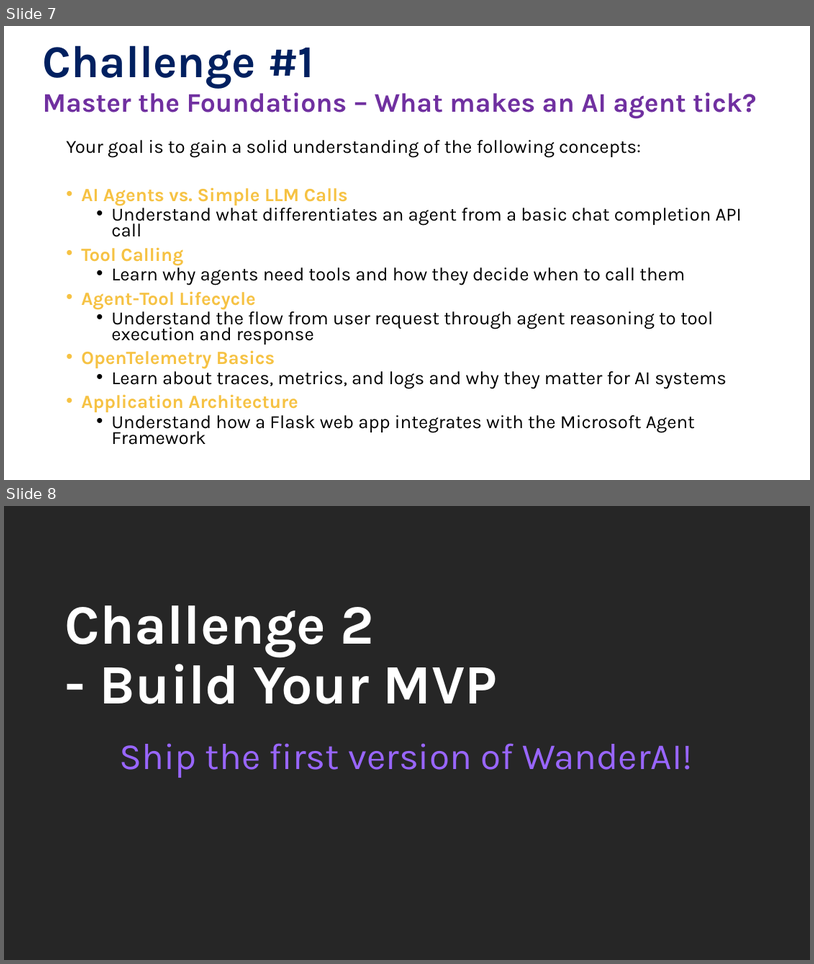
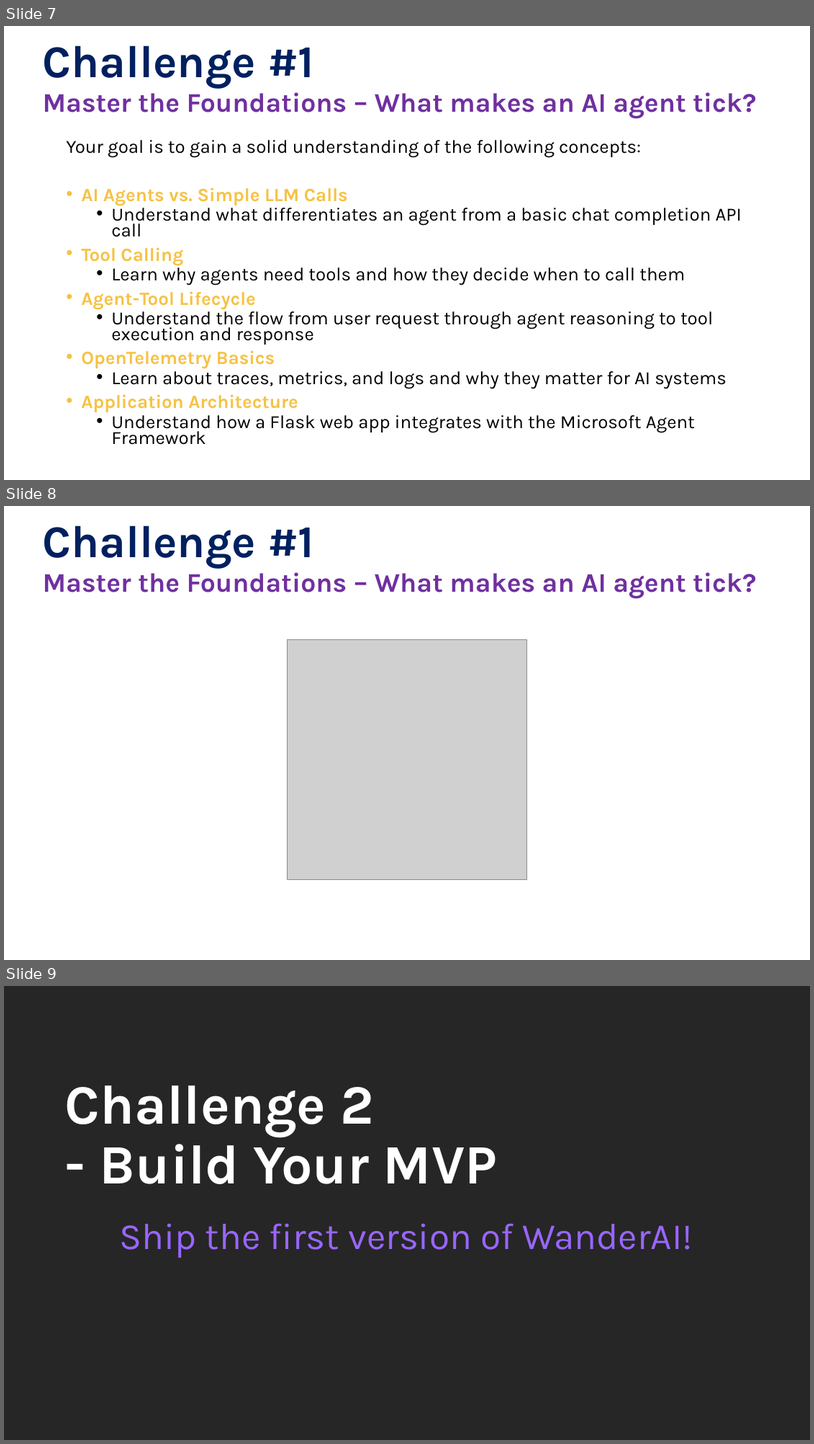
Before and after one commit to microsoft/WhatTheHack, a slide deck: 073-AgentFrameworkObservabilityWithNewRelic/Coach/Lectures.pptx. Shown one above the other, each under a label of ours: slides 7 and 8 before the commit, slides 7, 8 and 9 after it. The pictures are 814x964 and 814x1444 pixels, drawn with LibreOffice and Linux fonts; fonts in the diff are those of the drawing; grey boxes stand for pictures; background and template pictures are left out. Boxes give left, top, right and bottom in pixels: in the first picture for what was removed or moved away, otherwise in the second. Text is boxed around its words. In the diff, an @@ line names an element or a change of style, - is before the commit and + after.

```diff
--- a/073-AgentFrameworkObservabilityWithNewRelic/Coach/Lectures.pptx
+++ b/073-AgentFrameworkObservabilityWithNewRelic/Coach/Lectures.pptx
@@ slide 8 added at box(4, 506, 810, 960), background #FFFFFF @@
@@ title added at box(42, 525, 314, 568), 54 pt, text #002060, bold @@
+Challenge #1
@@ text added at box(43, 567, 756, 599), 32 pt, text #7030A0, bold @@
+Master the Foundations – What makes an AI agent tick?
@@ picture added at box(287, 640, 527, 880) @@
@@ what was slide 8 is now slide 9 @@
```
Also in this commit, not shown: 1 slide changed.
